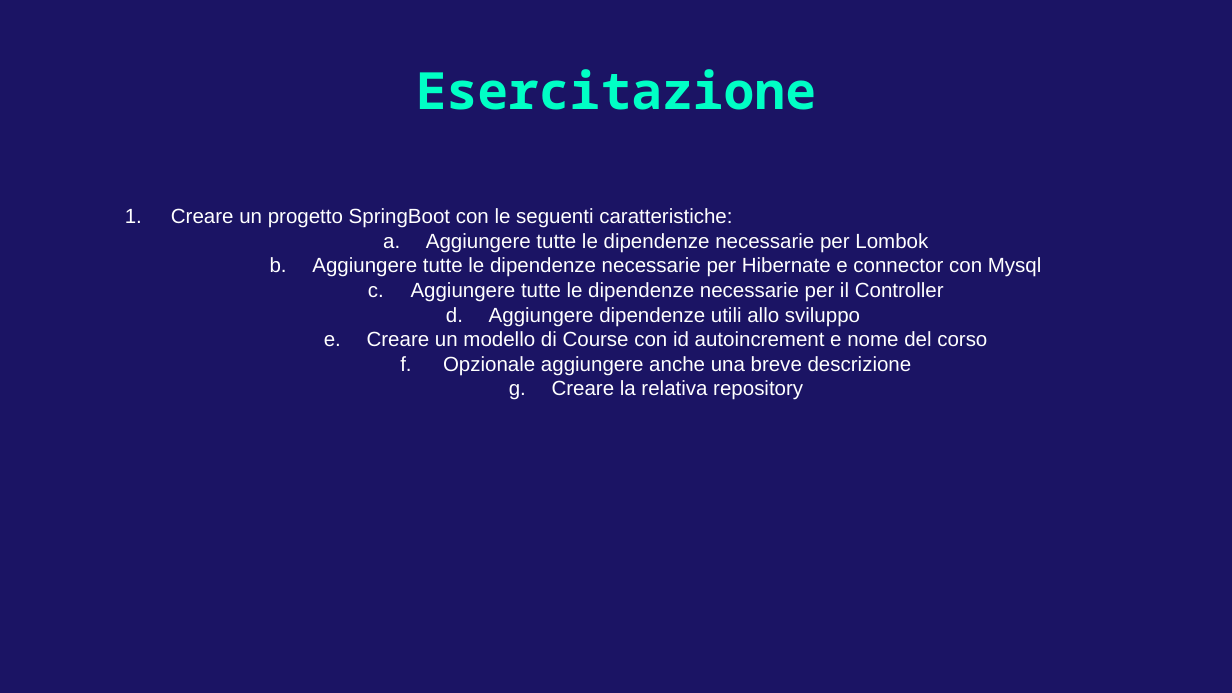
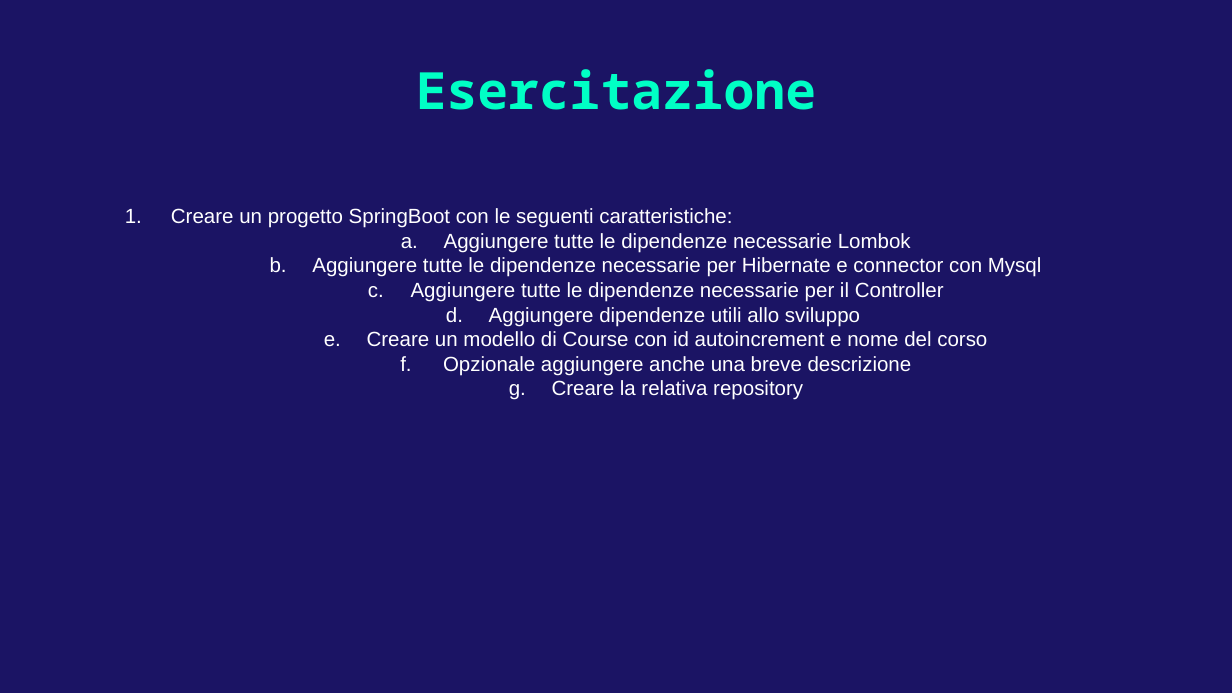
Before and after one commit to AlessandroS94/corso_21122022, a slide deck: slide 1 of Day 4/slide/Esercitazione.pptx. Drawn at 1232x693 pixels with LibreOffice and Linux fonts; fonts in the diff are those of the drawing. Boxes give left, top, right and bottom in pixels: in the first picture for what was removed or moved away, otherwise in the second. Text is boxed around its words. In the diff, an @@ line names an element or a change of style, - is before the commit and + after.

Commit message:
Thymeleaf Slide
Thymeleaf slide documentation

```diff
--- a/Day 4/slide/Esercitazione.pptx
+++ b/Day 4/slide/Esercitazione.pptx
@@ subtitle at (444, 233, 911, 253): text changed @@
-  a. Aggiungere tutte le dipendenze necessarie per Lombok
+  a. Aggiungere tutte le dipendenze necessarie Lombok
```
Also in this commit, not shown: 1 other file.
